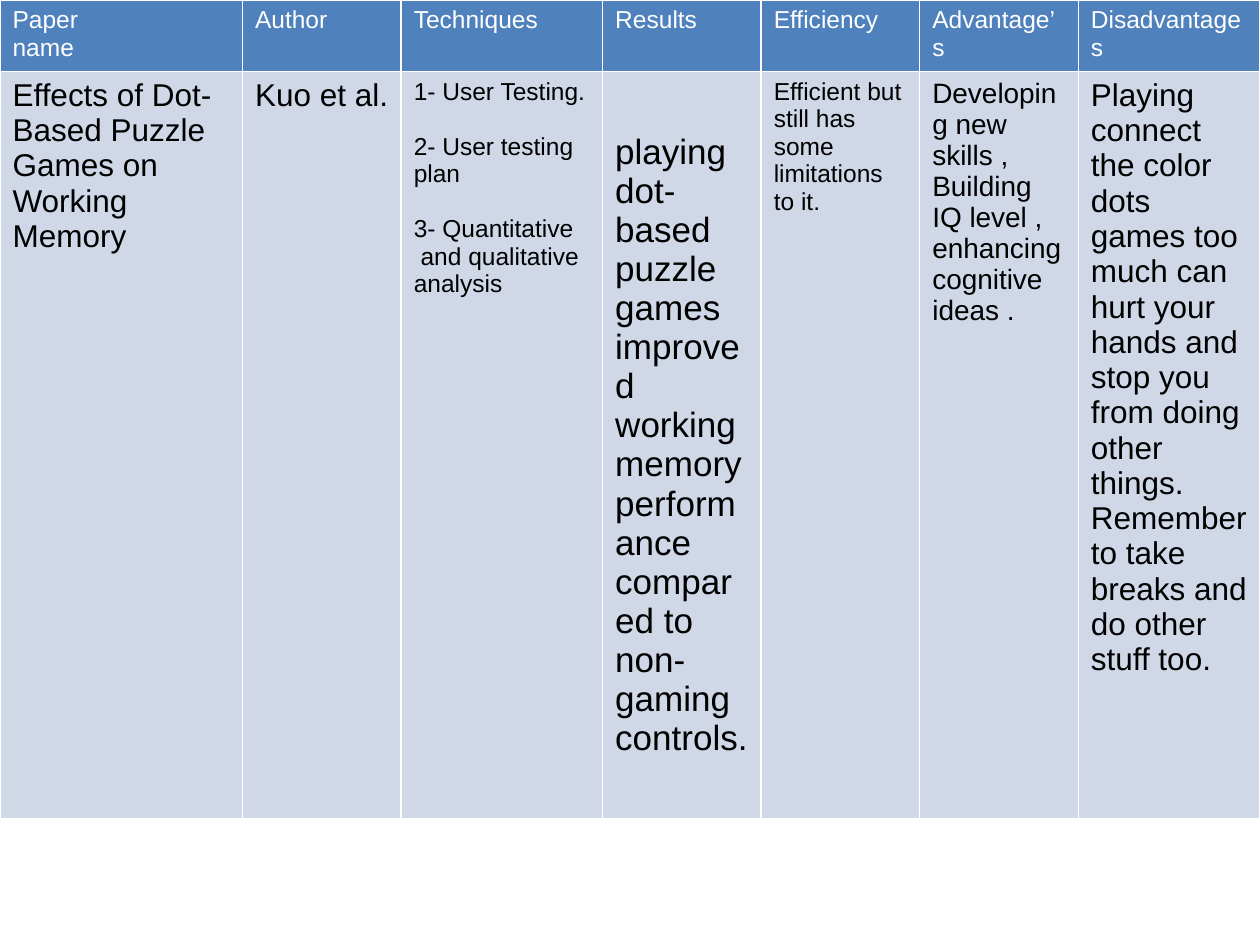
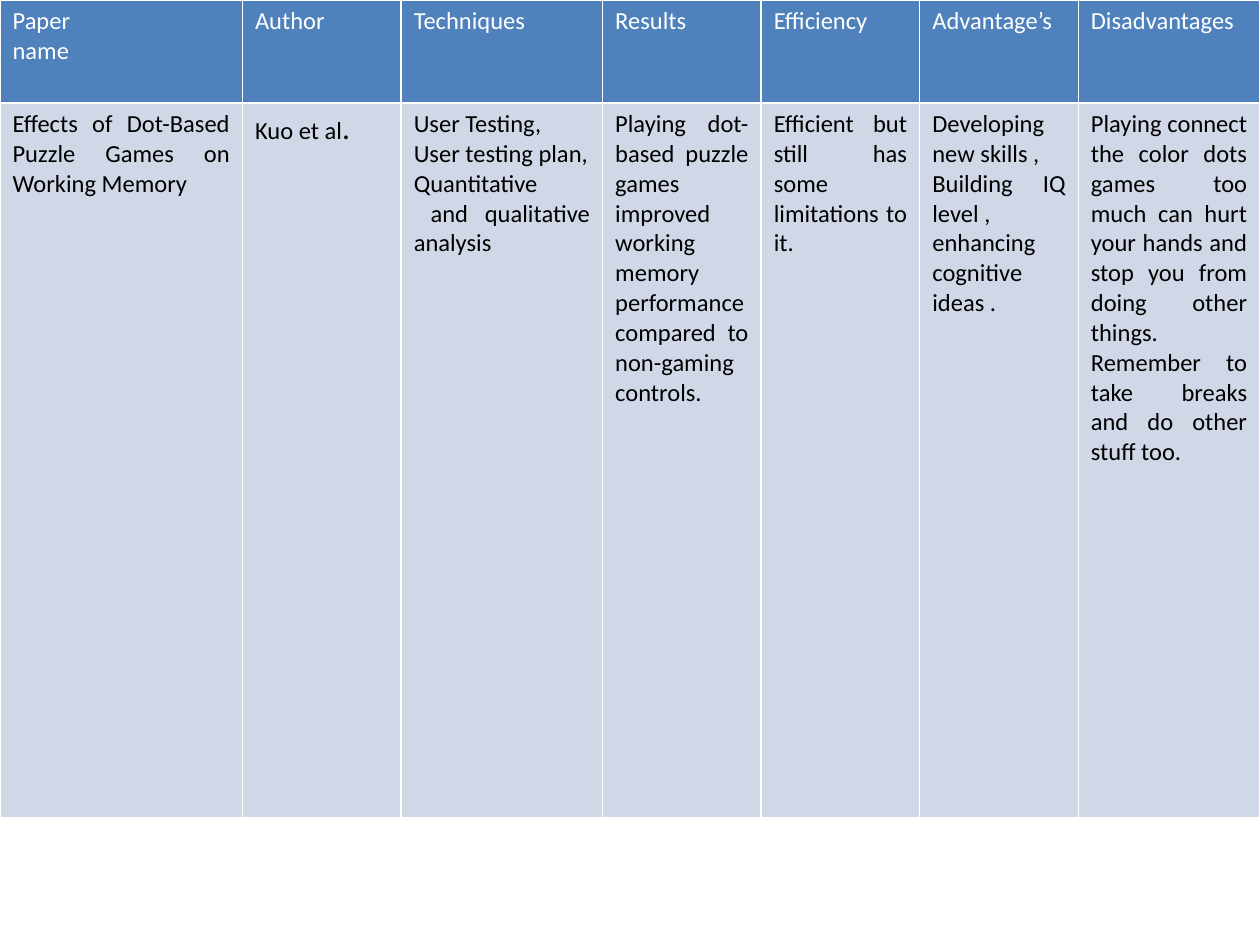
Before and after one commit to NofilUllah/FYP-All-Works, a slide deck: slide 7 of Proposal Presentation Template - 03_29409_22816_22664.pptx. Drawn at 1260x945 pixels with LibreOffice and Linux fonts; fonts in the diff are those of the drawing; background and template pictures are left out. Boxes give left, top, right and bottom in pixels: in the first picture for what was removed or moved away, otherwise in the second. Text is boxed around its words. In the diff, an @@ line names an element or a change of style, - is before the commit and + after.

```diff
--- a/Proposal Presentation Template - 03_29409_22816_22664.pptx
+++ b/Proposal Presentation Template - 03_29409_22816_22664.pptx
@@ table at box(0, 0, 1260, 818) @@
-row 2, column 3: 1- User Testing. / 2- User testing plan / 3- Quantitative / and qualitative analysis
+row 2, column 3: User Testing, / User testing plan, / Quantitative / and qualitative analysis
-row 2, column 4: playing dot-based puzzle games improved working memory performance compared to non-gaming controls.
+row 2, column 4: Playing dot-based puzzle games improved working memory performance compared to non-gaming controls.
@@ font Arial to Calibri in "Paper", "name", "Author", "Techniques" and 11 more places @@
@@ size 18 to 14 pt in "Effects of Dot-Based Puzzle Games on Working ...", "Kuo et al.", "Playing connect the color dots games too ..." @@
@@ size 16 to 14 pt in "Developing new skills ,", "Building IQ level ,", "enhancing cognitive ideas ." @@
@@ alignment left to justified @@
```
Also in this commit, not shown: 10 other slides changed, 1 slide added, 1 slide removed.
